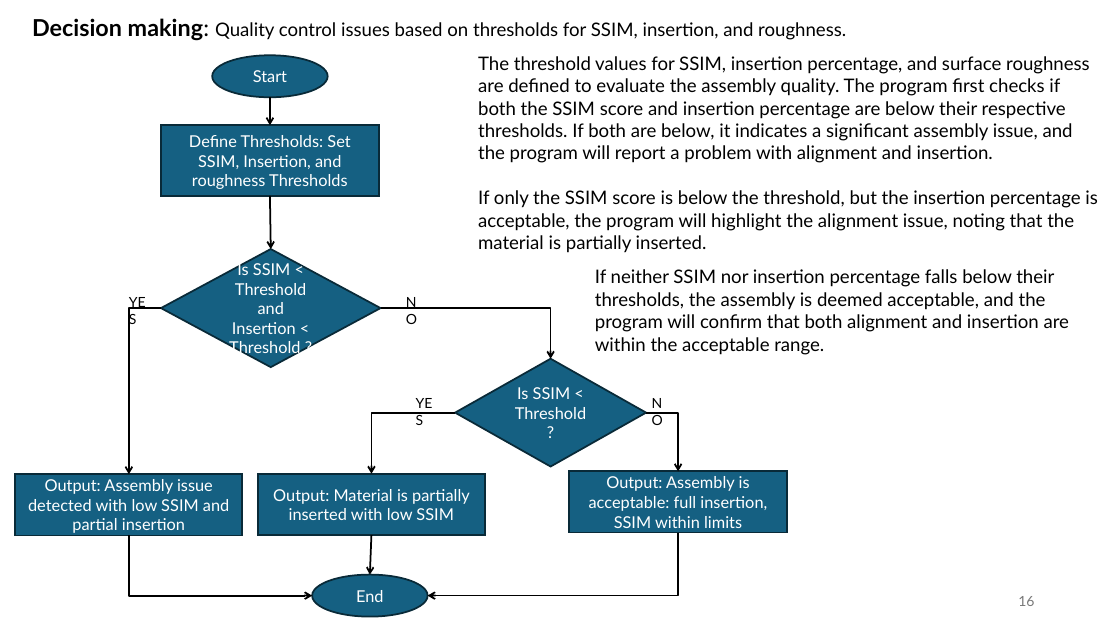
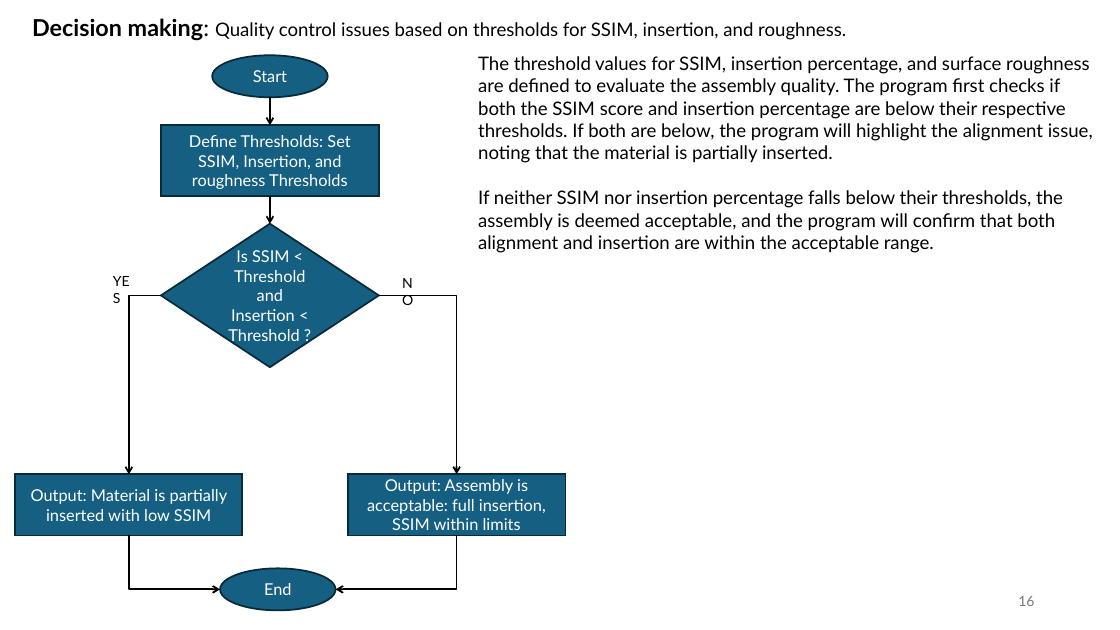
Before and after one commit to arpankumar2520/IDEAS_TIH_Project, a slide deck: slide 16 of MOTOR ASSEMBLY MONITORING THROUGH IMAGE ANALYSIS .pptx. Drawn at 1120x630 pixels with LibreOffice and Linux fonts; fonts in the diff are those of the drawing; background and template pictures are left out. Boxes give left, top, right and bottom in pixels: in the first picture for what was removed or moved away, otherwise in the second. Text is boxed around its words. In the diff, an @@ line names an element or a change of style, - is before the commit and + after.

```diff
--- a/MOTOR ASSEMBLY MONITORING THROUGH IMAGE ANALYSIS .pptx
+++ b/MOTOR ASSEMBLY MONITORING THROUGH IMAGE ANALYSIS .pptx
@@ text at (x1=478, y1=56, x2=1093, y2=253): text changed @@
-The threshold values for SSIM, insertion percentage, and surface roughness are defined to evaluate the assembly quality. The program first checks if both the SSIM score and insertion percentage are below their respective thresholds. If both are below, it indicates a significant assembly issue, and the program will report a problem with alignment and insertion.
-If only the SSIM score is below the threshold, but the insertion percentage is acceptable, the program will highlight the alignment issue, noting that the material is partially inserted.
+The threshold values for SSIM, insertion percentage, and surface roughness are defined to evaluate the assembly quality. The program first checks if both the SSIM score and insertion percentage are below their respective thresholds. If both are below, the program will highlight the alignment issue, noting that the material is partially inserted.
+If neither SSIM nor insertion percentage falls below their thresholds, the assembly is deemed acceptable, and the program will confirm that both alignment and insertion are within the acceptable range.
@@ arrow moved from (270, 196) - (271, 249) to (270, 196) - (270, 223) @@
@@ diamond "Is SSIM < Threshold and ..." resized from (x1=161, y1=249, x2=381, y2=367) to (x1=161, y1=223, x2=379, y2=367) @@
@@ text "YES" moved from (x1=121, y1=289, x2=161, y2=314) to (x1=104, y1=269, x2=145, y2=294) @@
@@ text removed at (x1=595, y1=269, x2=1069, y2=355) @@
-If neither SSIM nor insertion percentage falls below their thresholds, the assembly is deemed acceptable, and the program will confirm that both alignment and insertion are within the acceptable range.
@@ elbow arrow moved from (161, 308) - (129, 475) to (161, 296) - (129, 475) @@
@@ elbow arrow moved from (381, 308) - (551, 359) to (379, 296) - (457, 475) @@
@@ text "NO" moved from (x1=397, y1=289, x2=434, y2=314) to (x1=394, y1=271, x2=431, y2=296) @@
@@ diamond removed at (x1=455, y1=359, x2=646, y2=466) @@
-Is SSIM < Threshold ?
@@ elbow arrow removed from (455, 413) to (371, 474) @@
@@ text removed at (x1=408, y1=391, x2=448, y2=416) @@
-YES
@@ text removed at (x1=644, y1=391, x2=681, y2=416) @@
-NO
@@ elbow arrow removed from (646, 413) to (678, 471) @@
@@ rectangle removed at (x1=258, y1=474, x2=485, y2=535) @@
-Output: Material is partially inserted with low SSIM
@@ rectangle "Output: Assembly is acceptable: full ..." moved from (x1=570, y1=471, x2=787, y2=533) to (x1=348, y1=475, x2=565, y2=536) @@
@@ text in rectangle at (x1=31, y1=489, x2=228, y2=521): text changed @@
-Output: Assembly issue detected with low SSIM and partial insertion
+Output: Material is partially inserted with low SSIM
@@ elbow arrow moved from (129, 535) - (313, 596) to (129, 535) - (220, 590) @@
@@ elbow arrow moved from (678, 533) - (428, 596) to (457, 535) - (335, 590) @@
@@ arrow removed from (371, 535) to (370, 575) @@
@@ ellipse "End" moved from (x1=313, y1=575, x2=429, y2=617) to (x1=220, y1=569, x2=336, y2=611) @@
```
Also in this commit, not shown: 1 other slide changed, 1 other file.
